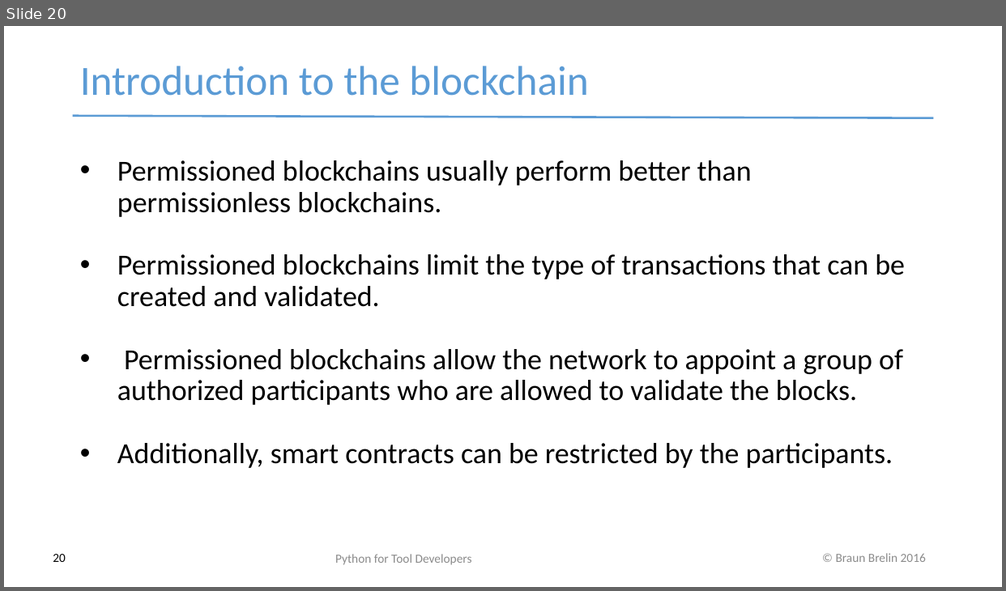
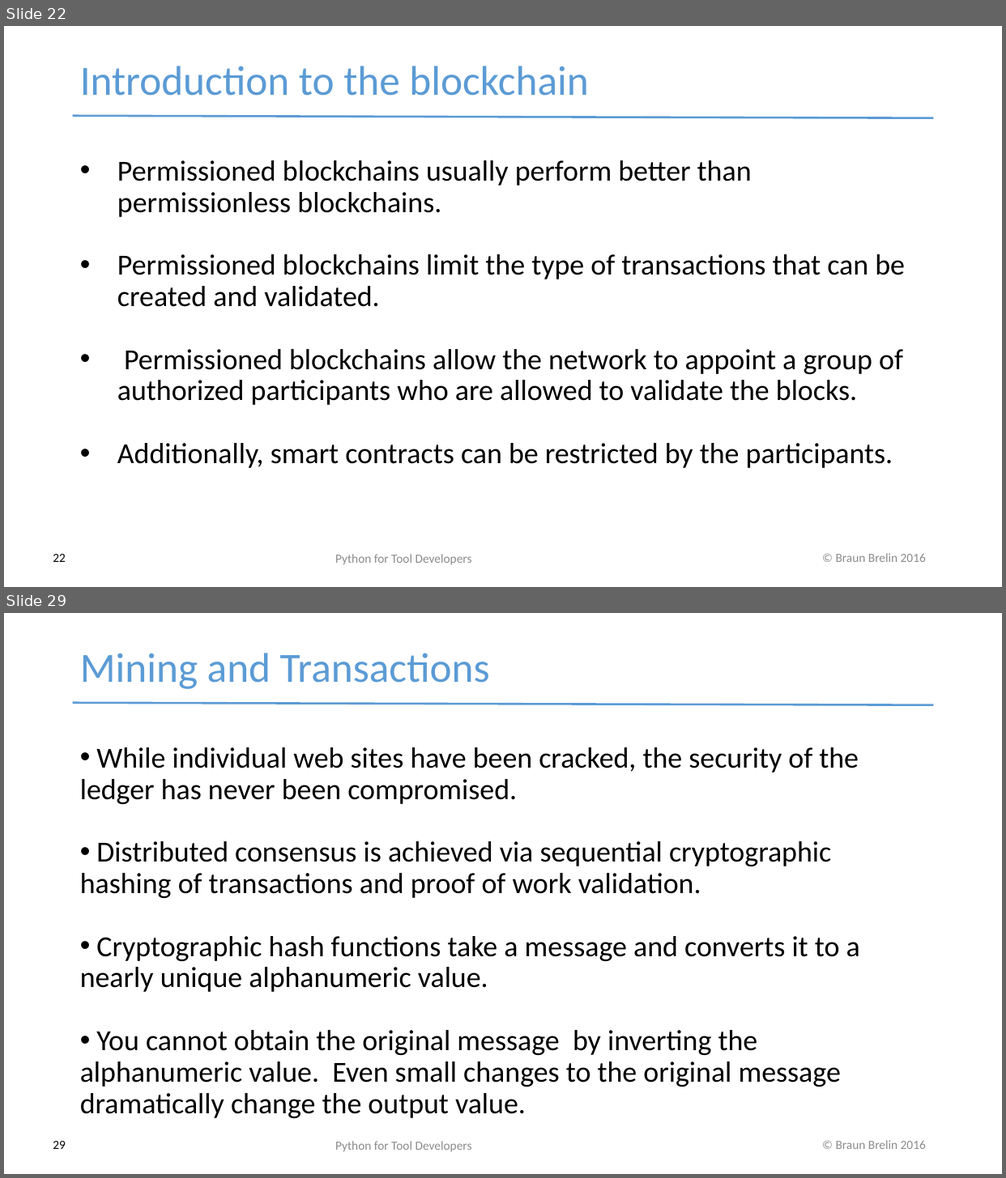
Before and after one commit to redmage123/btc-introductory-workshop, a slide deck: docs/Blockchain workshop v0.1.pptx. Shown one above the other, each under a label of ours: slide 20 before the commit, slides 22 and 29 after it; the slides between them are not shown. The pictures are 1006x591 and 1006x1178 pixels, drawn with LibreOffice and Linux fonts; fonts in the diff are those of the drawing. Boxes give left, top, right and bottom in pixels: in the first picture for what was removed or moved away, otherwise in the second. Text is boxed around its words. In the diff, an @@ line names an element or a change of style, - is before the commit and + after.

```diff
--- a/docs/Blockchain workshop v0.1.pptx
+++ b/docs/Blockchain workshop v0.1.pptx
@@ slide 29 added at [4,613,1002,1174], background #FFFFFF; not listed: 2 template elements that a slide beside it also shows @@
@@ text added at [80,653,490,689], 40 pt, text #5B9BD5 @@
+Mining and Transactions
@@ text added at [80,747,860,1118], 28 pt, text #000000 @@
+• While individual web sites have been cracked, the security of the ledger has never been compromised.
+• Distributed consensus is achieved via sequential cryptographic hashing of transactions and proof of work validation.
+• Cryptographic hash functions take a message and converts it to a nearly unique alphanumeric value.
+• You cannot obtain the original message by inverting the alphanumeric value. Even small changes to the original message dramatically change the output value.
@@ page number added at [53,1141,66,1149], 12 pt, text #000000 @@
+29
@@ text added at [335,1141,472,1152], 12 pt, text #8B8B8B @@
+Python for Tool Developers
@@ what was slide 20 is now slide 22 @@
@@ page number at [53,554,66,562]: text changed @@
-20
+22
```
Also in this commit, not shown: 3 slides changed, 12 other slides added, 21 slides removed, 4 other files.
